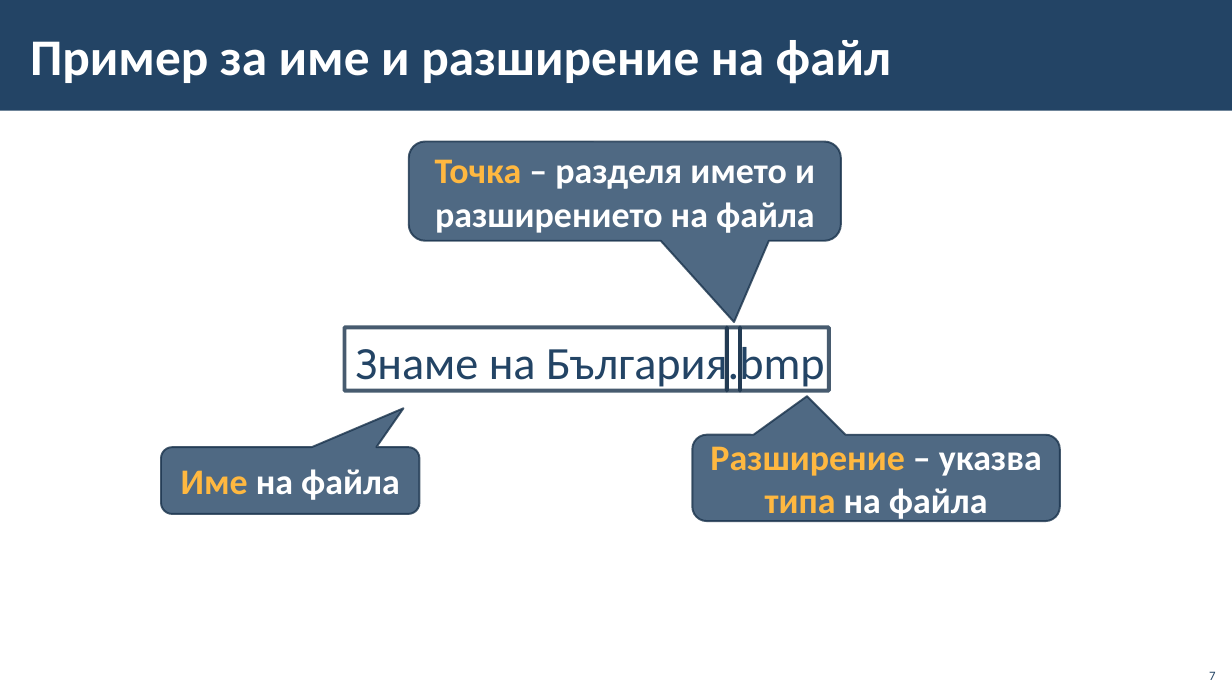
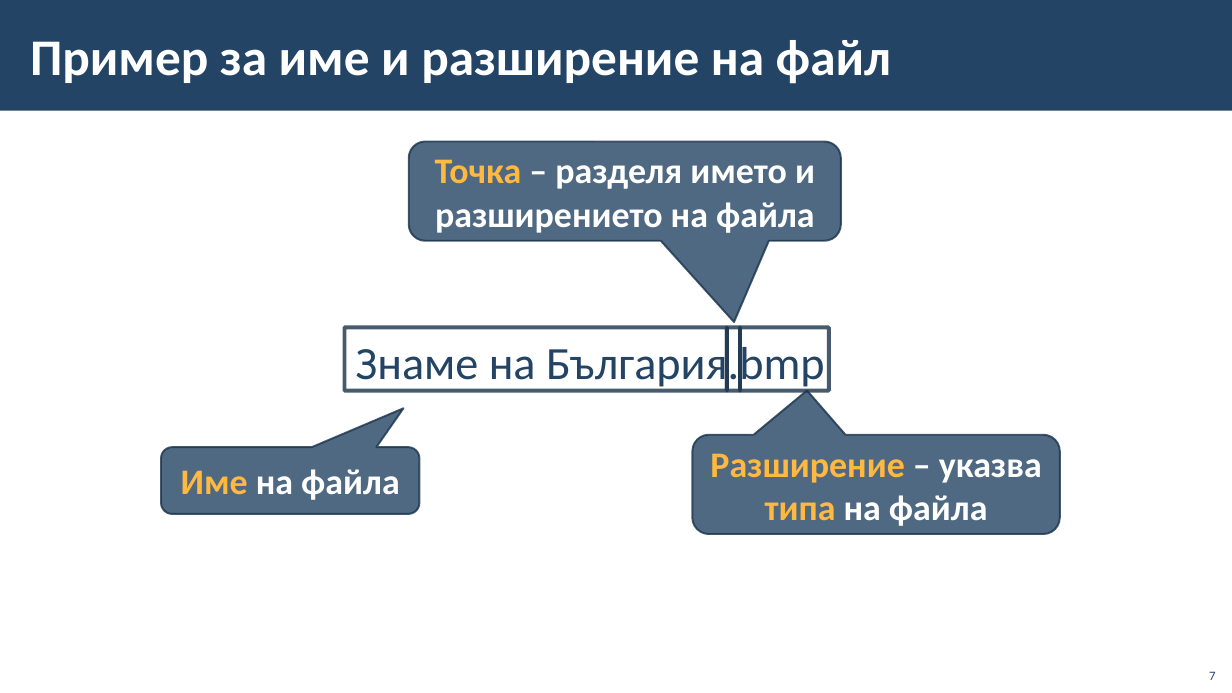
Before and after one commit to BG-IT-Edu/School-Programming, a slide deck: slide 7 of Courses/Computer-Modeling-and-IT/Computer-Modeling-and-IT-5-Class/04-File-System/04-File-System.pptx. Drawn at 1232x693 pixels with LibreOffice and Linux fonts; fonts in the diff are those of the drawing; background and template pictures are left out. Boxes give left, top, right and bottom in pixels: in the first picture for what was removed or moved away, otherwise in the second. Text is boxed around its words. In the diff, an @@ line names an element or a change of style, - is before the commit and + after.

```diff
--- a/Courses/Computer-Modeling-and-IT/Computer-Modeling-and-IT-5-Class/04-File-System/04-File-System.pptx
+++ b/Courses/Computer-Modeling-and-IT/Computer-Modeling-and-IT-5-Class/04-File-System/04-File-System.pptx
@@ rounded speech box "Разширение – указва типа на ...": place and size @@
-rounded speech box "Разширение – указва типа на ..." at box(692, 435, 1060, 521)
+rounded speech box "Разширение – указва типа на ..." at box(692, 435, 1060, 534)
```
Also in this commit, not shown: 17 other slides changed, 13 other files.
